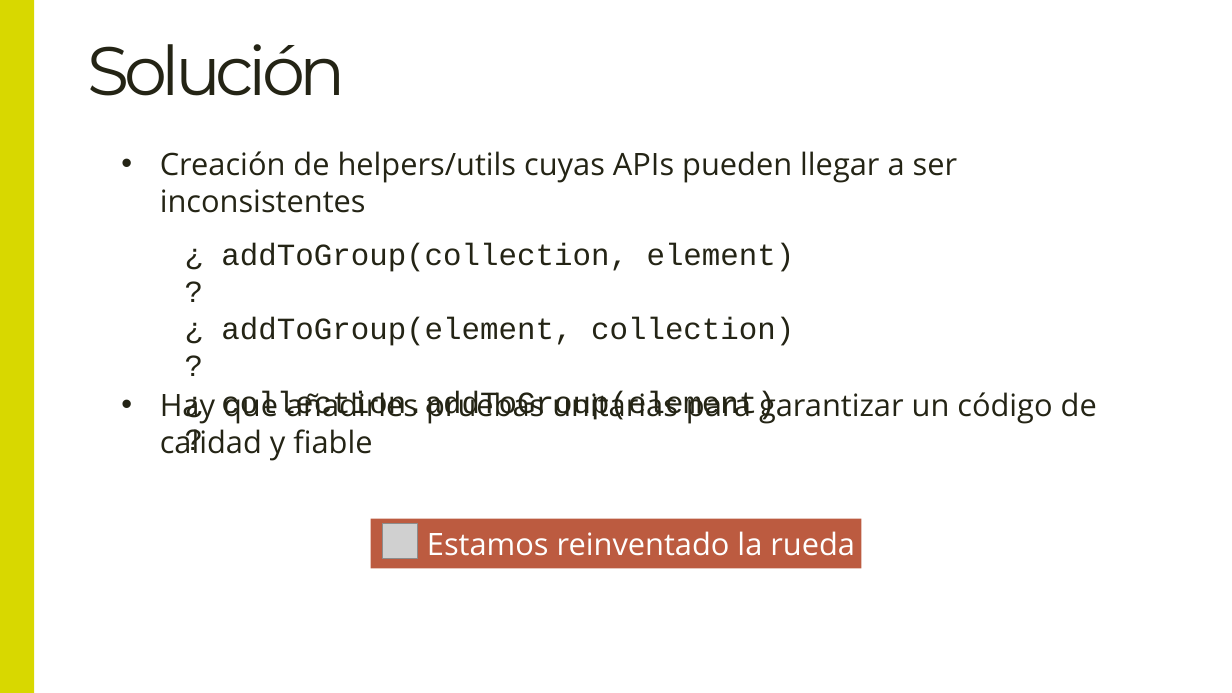
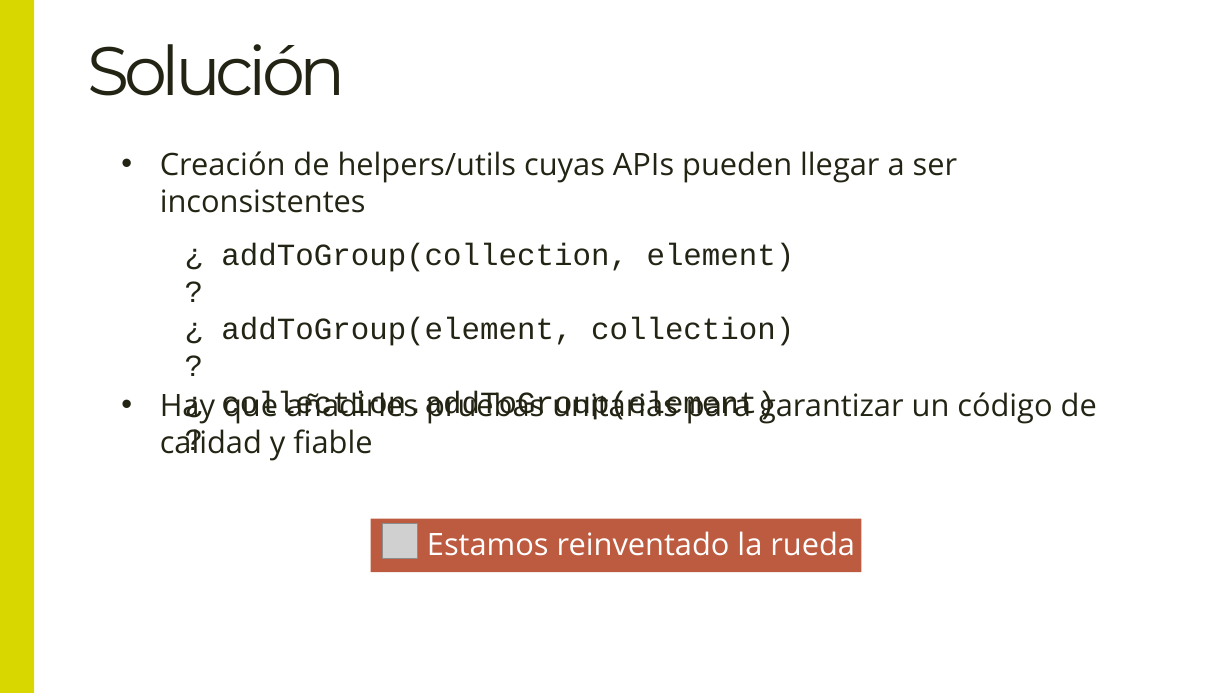
Before and after one commit to DillonGru28/Master-Frontend-Lemon, a slide deck: slide 4 of 02-languages/01-teoria/04 Lodash.pptx. Drawn at 1232x693 pixels with LibreOffice and Linux fonts; fonts in the diff are those of the drawing; grey boxes stand for pictures. Boxes give left, top, right and bottom in pixels: in the first picture for what was removed or moved away, otherwise in the second. Text is boxed around its words. In the diff, an @@ line names an element or a change of style, - is before the commit and + after.

```diff
--- a/02-languages/01-teoria/04 Lodash.pptx
+++ b/02-languages/01-teoria/04 Lodash.pptx
@@ rectangle "Estamos reinventado la rueda": place and size @@
-rectangle "Estamos reinventado la rueda" at <box>371,519,862,568</box>
+rectangle "Estamos reinventado la rueda" at <box>371,519,862,572</box>
```
Also in this commit, not shown: 15 other slides changed.
